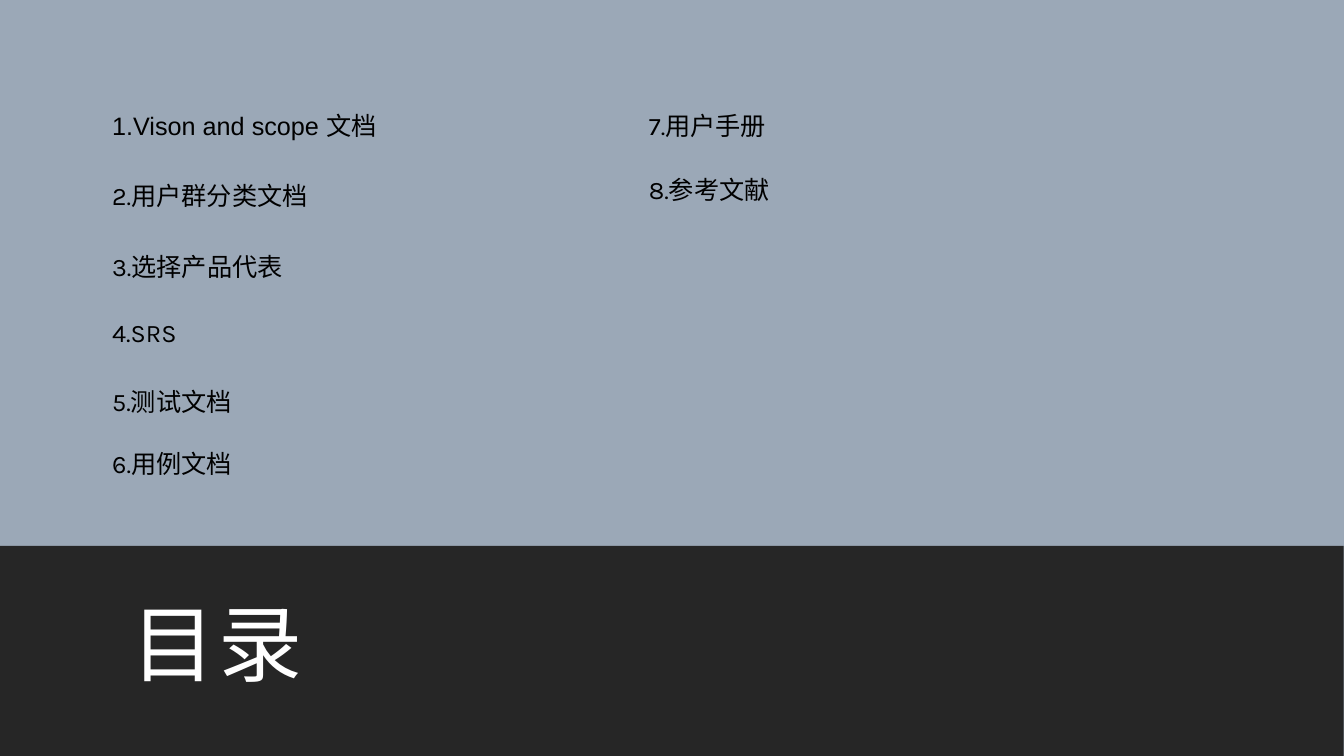
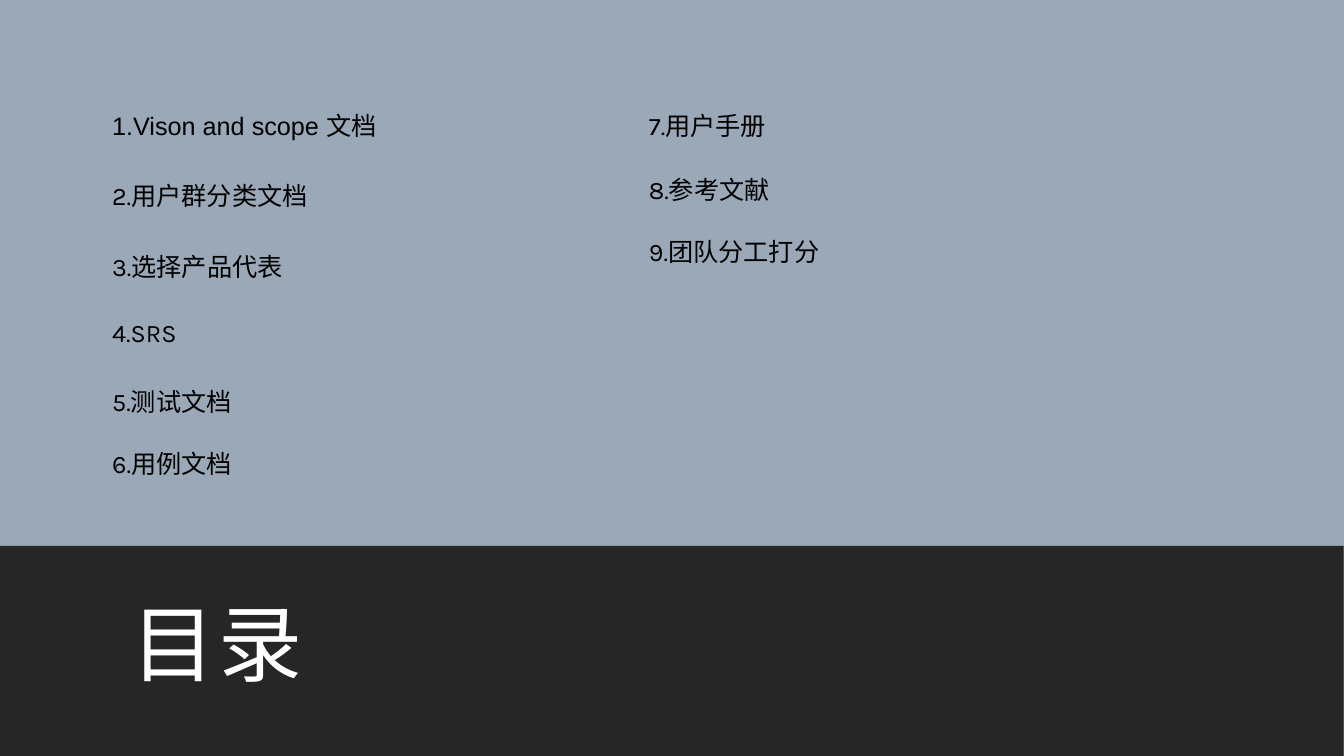
Before and after one commit to Luojh1/Luojh.github.io, a slide deck: slide 2 of SRS/超算中心运营门户网站的需求规格说明.pptx. Drawn at 1344x756 pixels with LibreOffice and Linux fonts; fonts in the diff are those of the drawing. Boxes give left, top, right and bottom in pixels: in the first picture for what was removed or moved away, otherwise in the second. Text is boxed around its words. In the diff, an @@ line names an element or a change of style, - is before the commit and + after.

```diff
--- a/SRS/超算中心运营门户网站的需求规格说明.pptx
+++ b/SRS/超算中心运营门户网站的需求规格说明.pptx
@@ text added at (649,240,819,263), 18 pt, text #000000 @@
+9.团队分工打分
```
Also in this commit, not shown: 1 other slide changed, 1 slide added, 13 other files.
